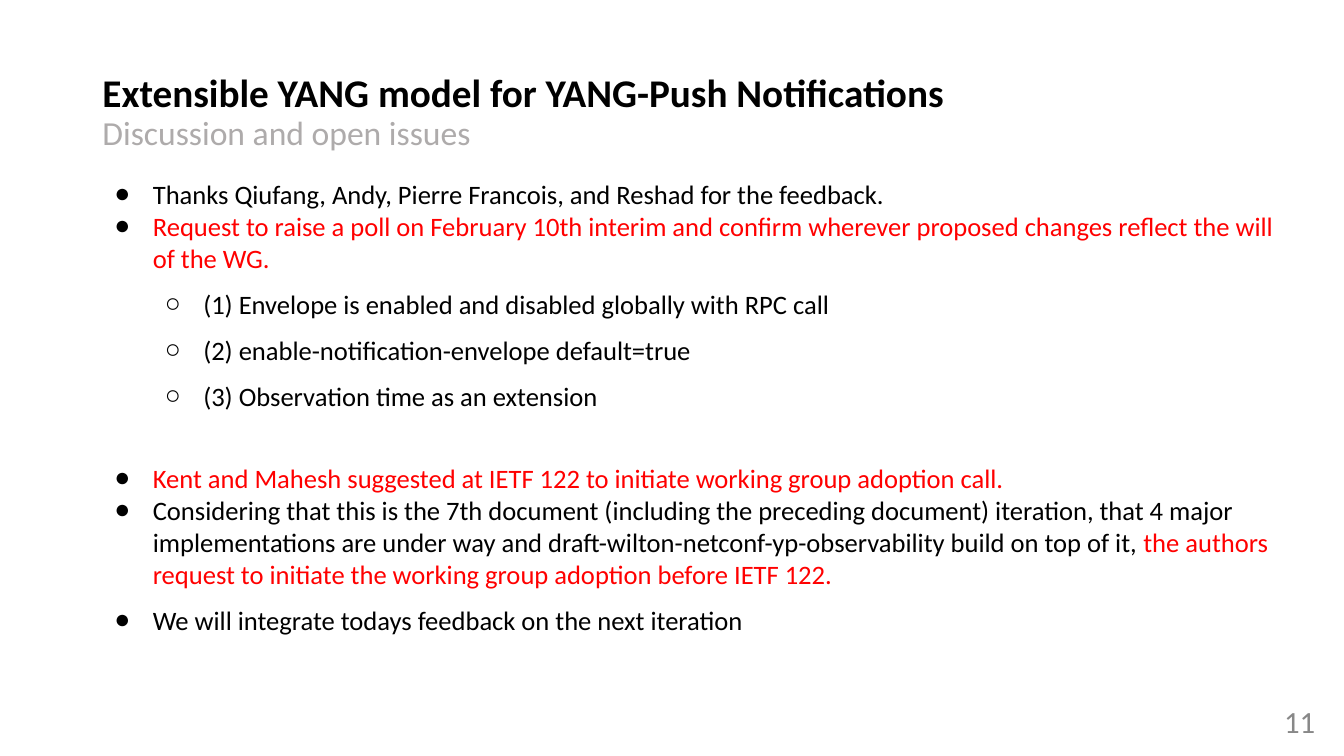
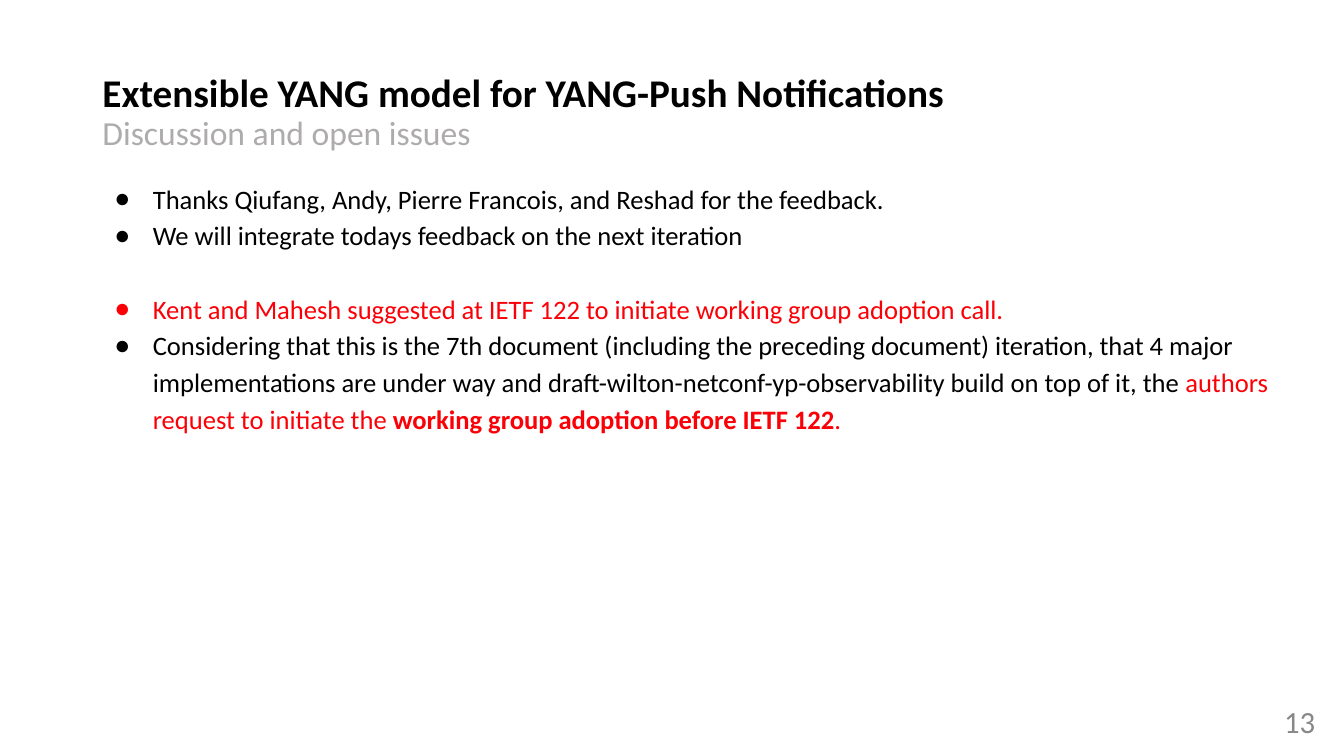
Before and after one commit to network-analytics/ietf-network-analytics-document-status, a slide deck: slide 13 of 122/NETCONF/netconf-nmop-interim-draft-netana-netconf-notif-envelope-02.pptx (slide 11 before the commit). Drawn at 1344x756 pixels with LibreOffice and Linux fonts; fonts in the diff are those of the drawing. Boxes give left, top, right and bottom in pixels: in the first picture for what was removed or moved away, otherwise in the second. Text is boxed around its words. In the diff, an @@ line names an element or a change of style, - is before the commit and + after.

Commit message:
notif-envelope

```diff
--- a/122/NETCONF/netconf-nmop-interim-draft-netana-netconf-notif-envelope-02.pptx
+++ b/122/NETCONF/netconf-nmop-interim-draft-netana-netconf-notif-envelope-02.pptx
@@ text at bbox=[153, 190, 1268, 434]: text colour #FF0000 to #FB0007 in "Kent and Mahesh suggested at IETF 122 ...", "authors request to initiate the working group ..."; text colour #FF0000 to #000000 in "the"; bold on in "working group adoption before IETF 122."; line spacing 1 to 1.15; bullet colour #000000 to #FB0007 @@
@@ text at bbox=[153, 226, 743, 250]: text changed @@
-● Request to raise a poll on February 10th interim and confirm wherever proposed changes reflect the will of the WG.
-  ○ (1) Envelope is enabled and disabled globally with RPC call
-  ○ (2) enable-notification-envelope default=true
-  ○ (3) Observation time as an extension
+● We will integrate todays feedback on the next iteration
@@ text at bbox=[153, 611, 743, 635]: paragraph removed @@
-● We will integrate todays feedback on the next iteration
@@ page number at bbox=[1284, 713, 1315, 733]: text changed @@
-11
+13
```
Also in this commit, not shown: 8 other slides changed, 2 slides added, 1 other file.
